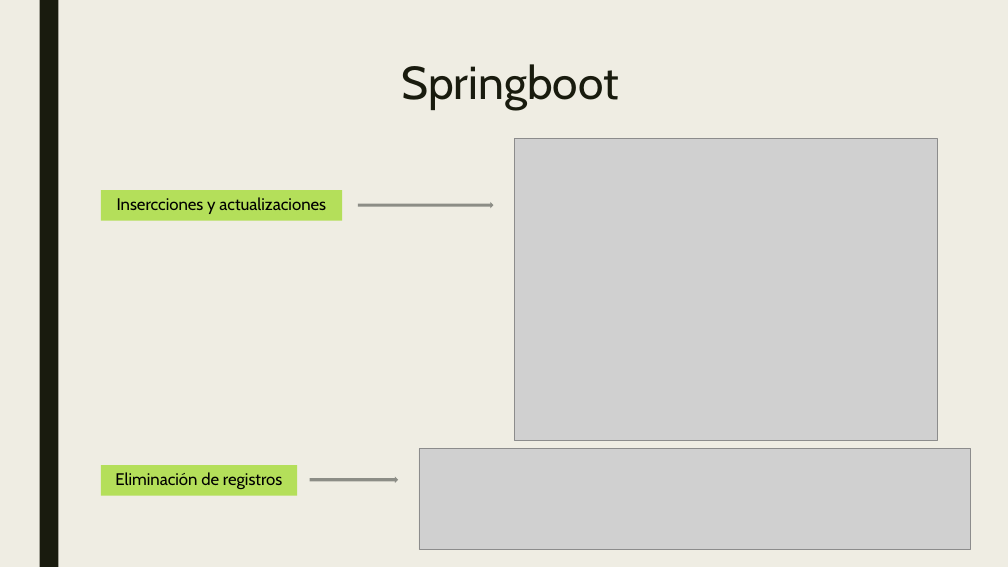
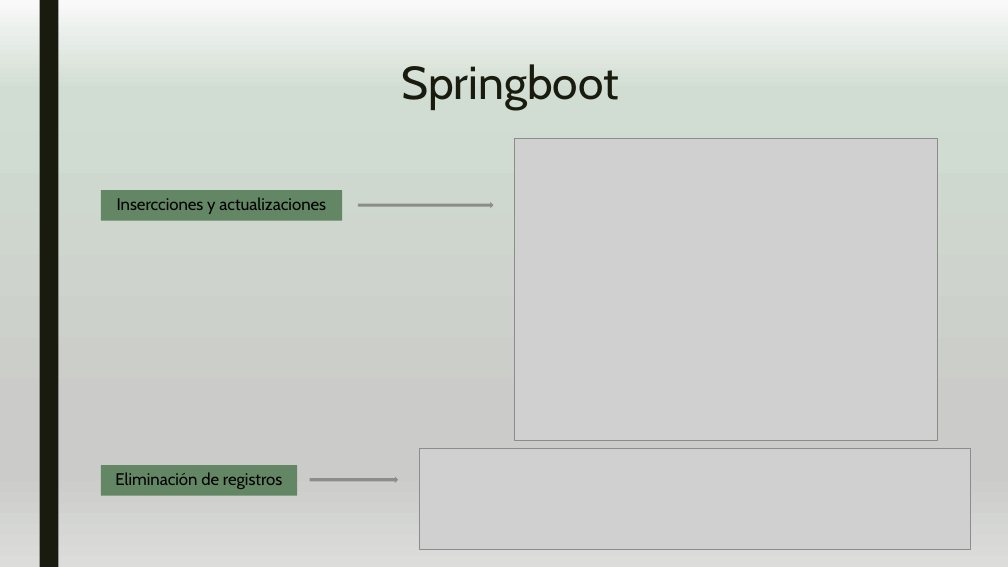
Before and after one commit to Peypa0512/Proyecto_Final, a slide deck: slide 19 of PROYECTO- SALAUTO.pptx. Drawn at 1008x567 pixels with LibreOffice and Linux fonts; fonts in the diff are those of the drawing; grey boxes stand for pictures. Boxes give left, top, right and bottom in pixels: in the first picture for what was removed or moved away, otherwise in the second. Text is boxed around its words. In the diff, an @@ line names an element or a change of style, - is before the commit and + after.

```diff
--- a/PROYECTO- SALAUTO.pptx
+++ b/PROYECTO- SALAUTO.pptx
@@ background #EFEDE3 to gradient #F9F9F9 to #D1DDD2 to #CBCCC9 to #DCDDDB @@
@@ rectangle "Insercciones y actualizaciones" at bbox=[101, 191, 342, 221]: fill #B4DF5A to #638764 @@
@@ rectangle "Eliminación de registros" at bbox=[101, 465, 297, 495]: fill #B4DF5A to #638764 @@
```
Also in this commit, not shown: 27 other slides changed, 1 slide added.
